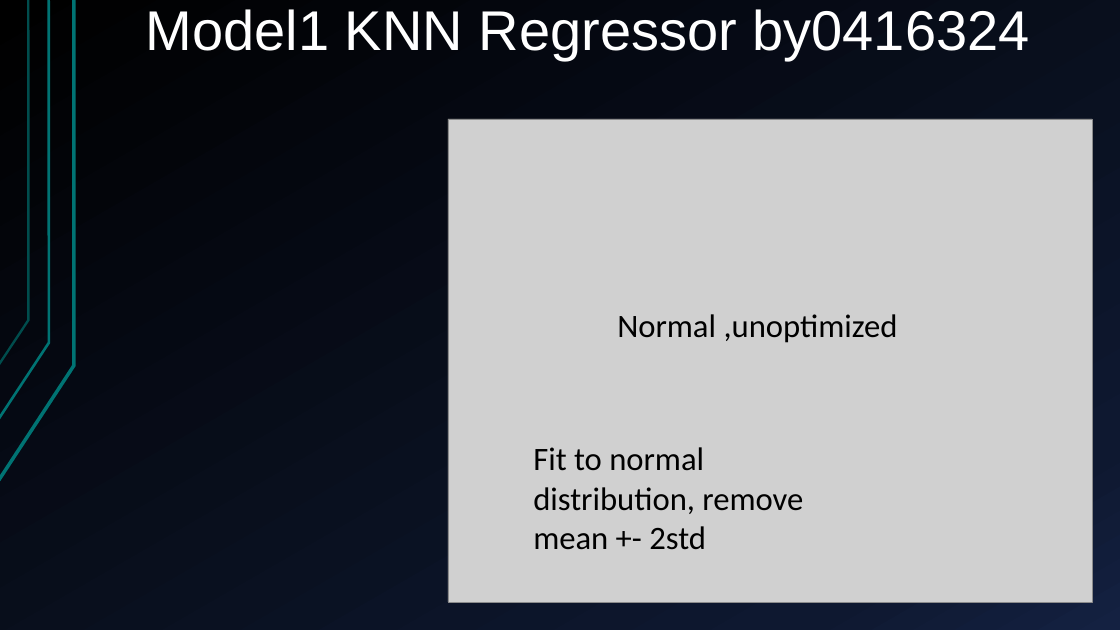
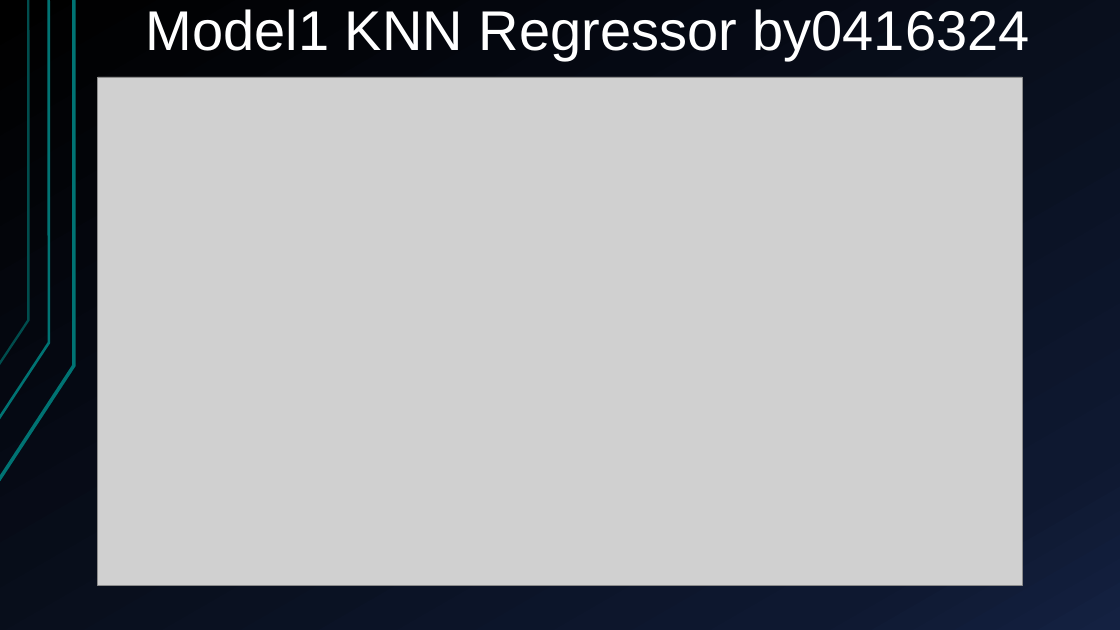
Before and after one commit to Alfons0329/Machine_Learning_Fall_2017, a slide deck: slide 9 of Final_proj/Presentation.pptx. Drawn at 1120x630 pixels with LibreOffice and Linux fonts; fonts in the diff are those of the drawing; grey boxes stand for pictures. Boxes give left, top, right and bottom in pixels: in the first picture for what was removed or moved away, otherwise in the second. Text is boxed around its words. In the diff, an @@ line names an element or a change of style, - is before the commit and + after.

```diff
--- a/Final_proj/Presentation.pptx
+++ b/Final_proj/Presentation.pptx
@@ picture: place and size @@
-picture at <box>448,119,1092,602</box>
+picture at <box>97,77,1022,586</box>
@@ text removed at <box>617,314,898,343</box> @@
-Normal ,unoptimized
@@ text removed at <box>533,447,803,550</box> @@
-Fit to normal distribution, remove mean +- 2std
```
Also in this commit, not shown: 1 slide added, 3 other files.
